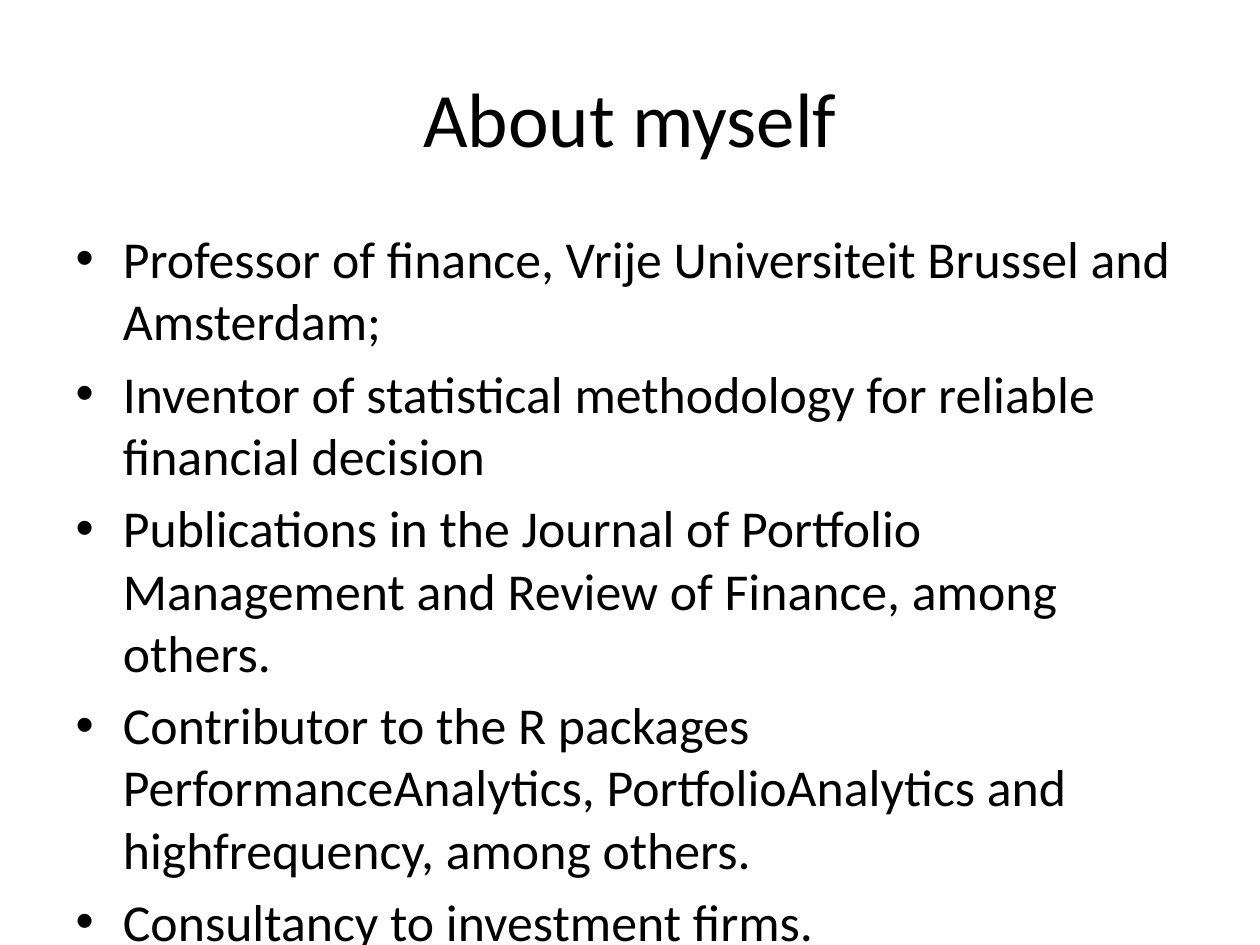
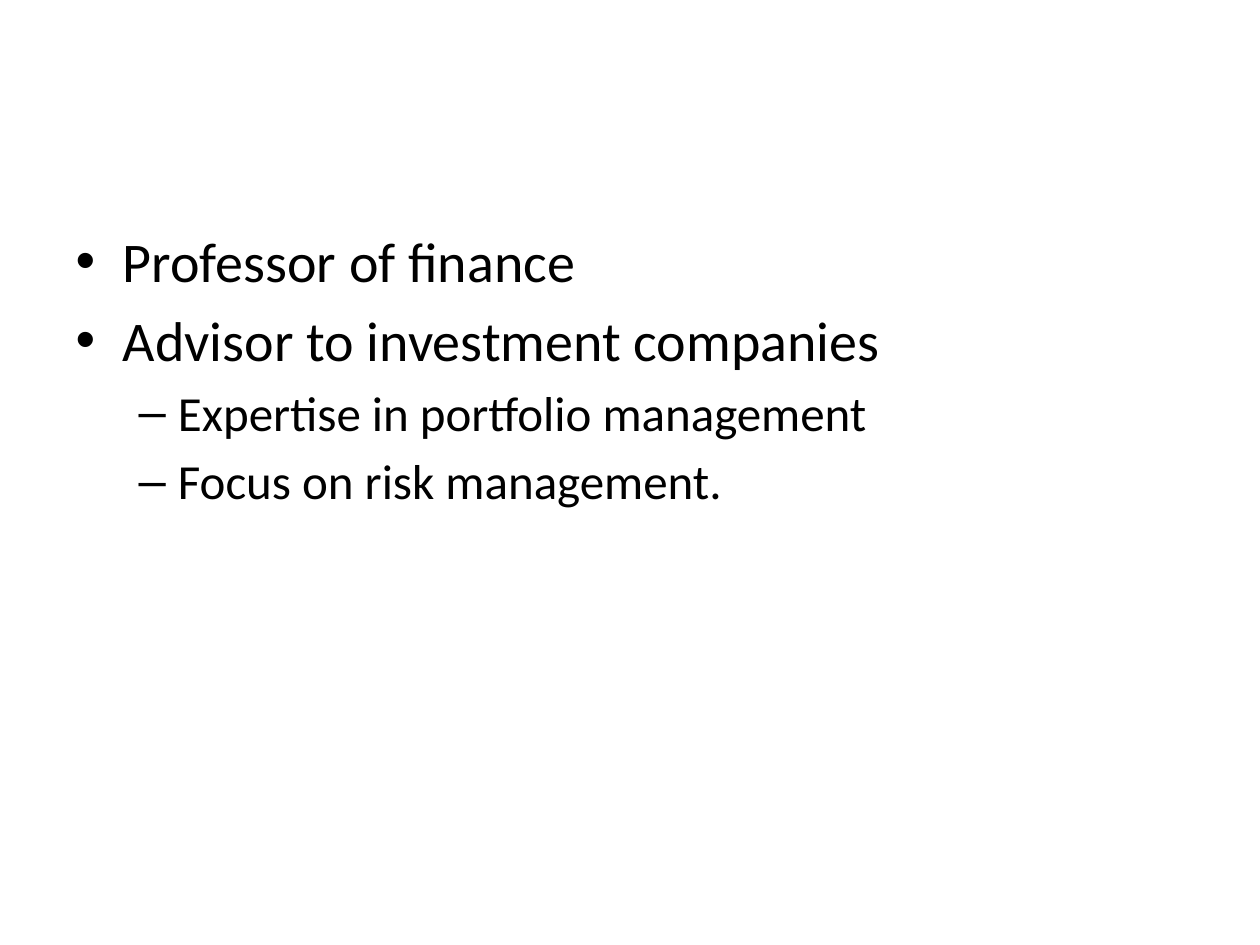
Before and after one commit to saciestudio/courses-intro-portfolio-analysis, a slide deck: slide 3 of scripts/Chapter1.pptx. Drawn at 1260x945 pixels with LibreOffice and Linux fonts; fonts in the diff are those of the drawing. Boxes give left, top, right and bottom in pixels: in the first picture for what was removed or moved away, otherwise in the second. Text is boxed around its words. In the diff, an @@ line names an element or a change of style, - is before the commit and + after.

```diff
--- a/scripts/Chapter1.pptx
+++ b/scripts/Chapter1.pptx
@@ title removed at [423, 93, 836, 160] @@
-About myself
@@ text at [123, 243, 880, 508]: text changed; size 29.6 to 28 pt @@
-• Professor of finance, Vrije Universiteit Brussel and Amsterdam;
-• Inventor of statistical methodology for reliable financial decision
-• Publications in the Journal of Portfolio Management and Review of Finance, among others.
-• Contributor to the R packages PerformanceAnalytics, PortfolioAnalytics and highfrequency, among others.
-• Consultancy to investment firms.
+• Professor of finance
+• Advisor to investment companies
+  – Expertise in portfolio management
+  – Focus on risk management.
```
Also in this commit, not shown: 6 other slides changed, 12 slides added, 17 slides removed, 1 other file.
